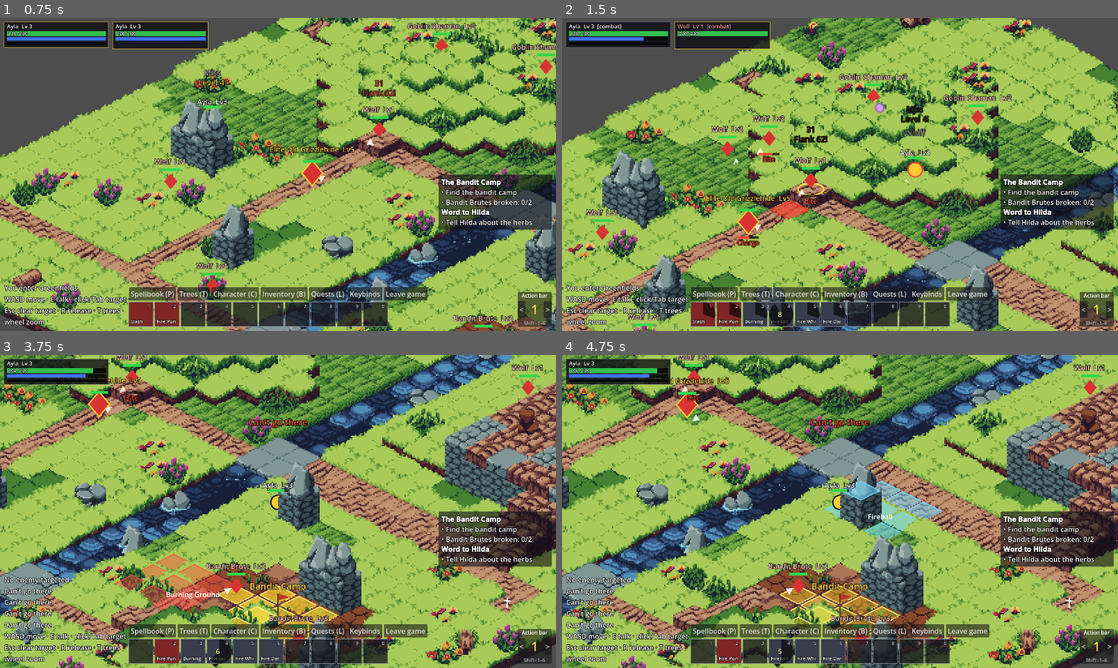
Above: before the commit, frames 1-4 (two rows, left to right).
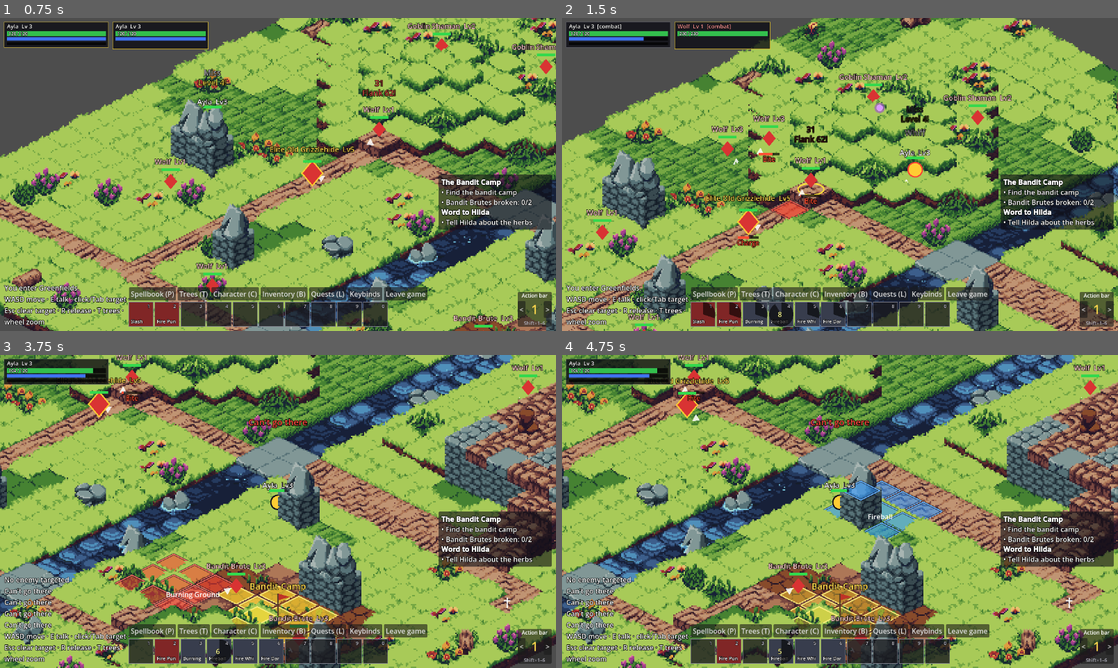
Above: after the commit, the same moments.

Repository: victorduvergermacarons-lang/Final-Wars
Game: Godot game, scene res://tests/visual/shots.tscn
Same seed, same stepped clock (60 frames per second), same inputs: the game is played once before the commit and once after it. This scene is started directly instead of the project's main scene.
Inputs (mouse positions are in pixels of both pictures, inside the frame that each line leads up to):
- Up to frame 1 (0.75 s): tap Enter at 0.5 s; drag from (55, 33) to (333, 105) at 0.52 s
- Up to frame 2 (1.5 s): click (840, 233) at 1.27 s; type "12" at 1.35 s
- Up to frame 3 (3.75 s): drag from (139, 652) to (250, 574) at 2.02 s; move the mouse to (166, 652) at 2.77 s; hold D (move_right) 2.78-3.5 s; hold R (release) 2.78-3.5 s; click (166, 652) at 2.92 s; drag from (194, 652) to (111, 464) at 3.52 s
- Up to frame 4 (4.75 s): drag from (778, 652) to (867, 511) at 4.27 s

Frame 1 is identical in both runs. In frame 2, less than 0.1% of the frame differs, in the area x 37-45%, y 58-65%; in frame 3, 0.5%; in frame 4, 1.3%, in the area x 47-69%, y 40-59%.
Error in both runs: Invalid access to property or key 'camera' on a base object of type 'previously freed'. (res://tests/visual/shots.gd:177)

Commit message:
Tile marks read on textured ground: dark rim, stronger aim colours
Aim highlights, telegraphs and ground zones get a dark rim under their bright
edge; the aim blue and the out-of-range red are stronger. Checked on the new
tiles (shots 7, 11b).

Co-Authored-By: Claude Opus 5.5 <noreply@anthropic.com>
Claude-Session: https://claude.ai/code/session_01NkxcXD4xqQYvGrzBVzDJEX

Diff:
--- a/view/world_view.gd
+++ b/view/world_view.gd
@@ -16,8 +16,8 @@
 const HERO_COLORS := [Color(0.25, 0.5, 1.0), Color(0.2, 0.85, 0.45), Color(1.0, 0.8, 0.2), Color(0.85, 0.4, 0.95)]
 const ENEMY_COLOR := Color(0.85, 0.2, 0.2)
 ## Tile highlights: aiming (valid / can't), enemy telegraphs, ground zones.
-const AIM_COLOR := Color(0.45, 0.85, 1.0, 0.55)
-const AIM_BAD_COLOR := Color(1.0, 0.3, 0.25, 0.45)
+const AIM_COLOR := Color(0.2, 0.6, 1.0, 0.6)
+const AIM_BAD_COLOR := Color(1.0, 0.25, 0.2, 0.55)
 const TELEGRAPH_COLOR := Color(1.0, 0.15, 0.1)
 const ZONE_COLOR := Color(1.0, 0.55, 0.1, 0.4)
 
@@ -554,7 +554,9 @@
 	var pts := PackedVector2Array([c + Vector2(0, -hh), c + Vector2(hw, 0), c + Vector2(0, hh), c + Vector2(-hw, 0)])
 	draw_colored_polygon(pts, color)
 	pts.append(pts[0])
-	draw_polyline(pts, Color(color, minf(color.a + 0.35, 1.0)), 1.5)
+	# A dark rim under the bright edge keeps marks readable on light grass.
+	draw_polyline(pts, Color(0.05, 0.05, 0.1, 0.6), 3.5)
+	draw_polyline(pts, Color(color.lightened(0.25), minf(color.a + 0.4, 1.0)), 1.5)
 
 
 func _draw_quest_area(grid: GridModel, p: Vector2i) -> void:
